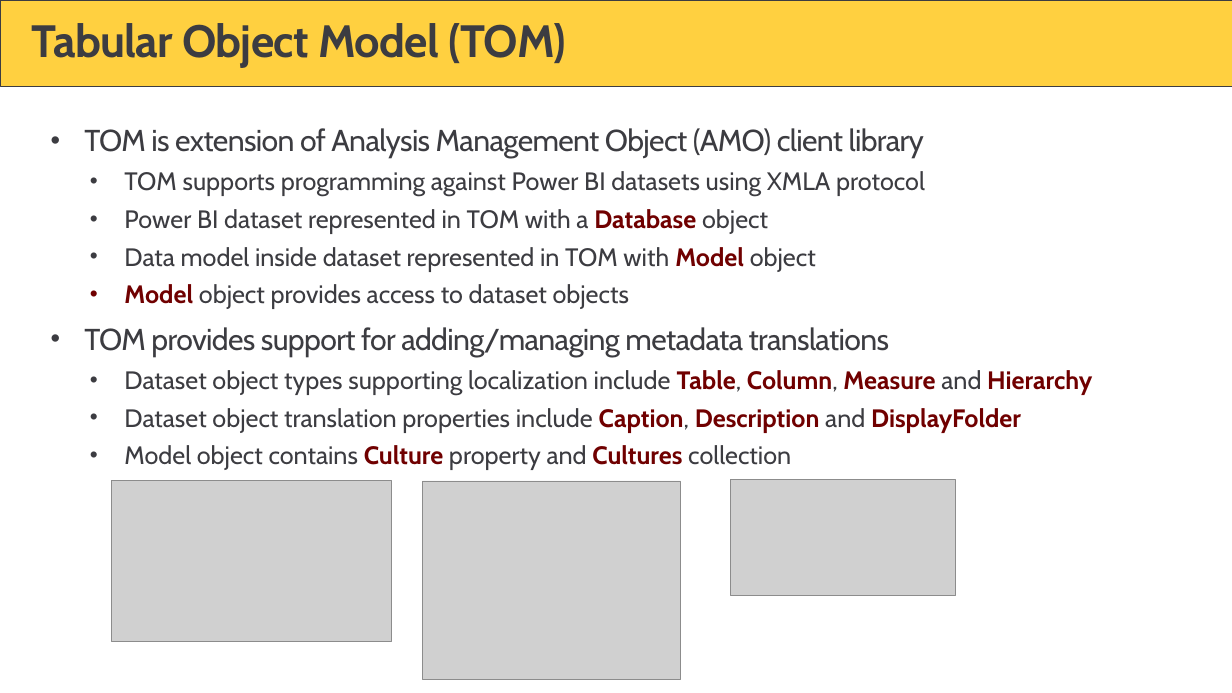
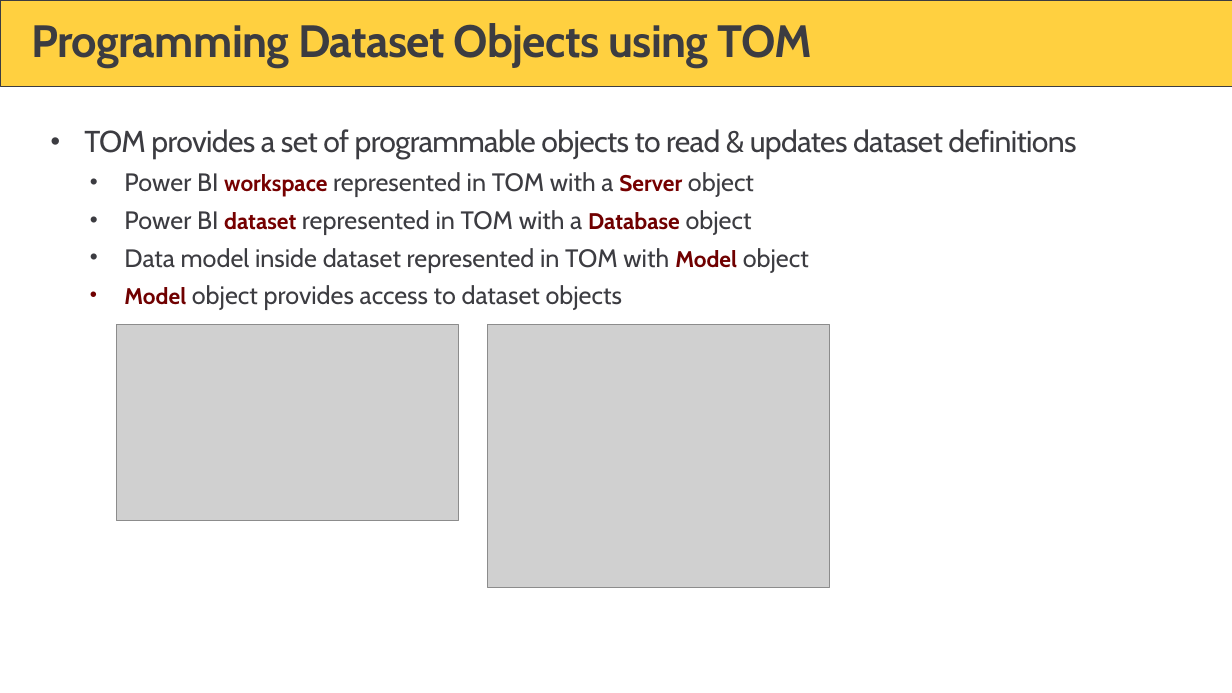
Before and after one commit to PowerBiDevCamp/Camp-Sessions, a slide deck: slide 21 of Session 31 - Developing External Tools for Power BI Desktop.pptx (slide 19 before the commit). Drawn at 1232x693 pixels with LibreOffice and Linux fonts; fonts in the diff are those of the drawing; grey boxes stand for pictures; background and template pictures are left out. Boxes give left, top, right and bottom in pixels: in the first picture for what was removed or moved away, otherwise in the second. Text is boxed around its words. In the diff, an @@ line names an element or a change of style, - is before the commit and + after.

```diff
--- a/Session 31 - Developing External Tools for Power BI Desktop.pptx
+++ b/Session 31 - Developing External Tools for Power BI Desktop.pptx
@@ title at [31,23,812,68]: text changed @@
-Tabular Object Model (TOM)
+Programming Dataset Objects using TOM
@@ text at [84,129,1076,197]: text changed; size 20 to 24 pt @@
-• TOM is extension of Analysis Management Object (AMO) client library
-  • TOM supports programming against Power BI datasets using XMLA protocol
+• TOM provides a set of programmable objects to read & updates dataset definitions
+  • Power BI workspace represented in TOM with a Server object
@@ text at [124,210,809,310]: size 20 to 18 pt in "dataset Database", "Model", "Model"; text colour #3C3C41 to #760000, bold on in "dataset" @@
@@ text at [84,327,1092,470]: paragraphs removed @@
-• TOM provides support for adding/managing metadata translations
-  • Dataset object types supporting localization include Table, Column, Measure and Hierarchy
-  • Dataset object translation properties include Caption, Description and DisplayFolder
-  • Model object contains Culture property and Cultures collection
@@ picture: place and size @@
-picture at [111,481,391,641]
+picture at [116,324,458,521]
@@ picture: place and size @@
-picture at [422,481,680,679]
+picture at [487,324,830,587]
@@ picture removed at [731,480,956,596] @@
```
Also in this commit, not shown: 16 other slides changed, 14 slides added, 11 slides removed, 6 other files.
